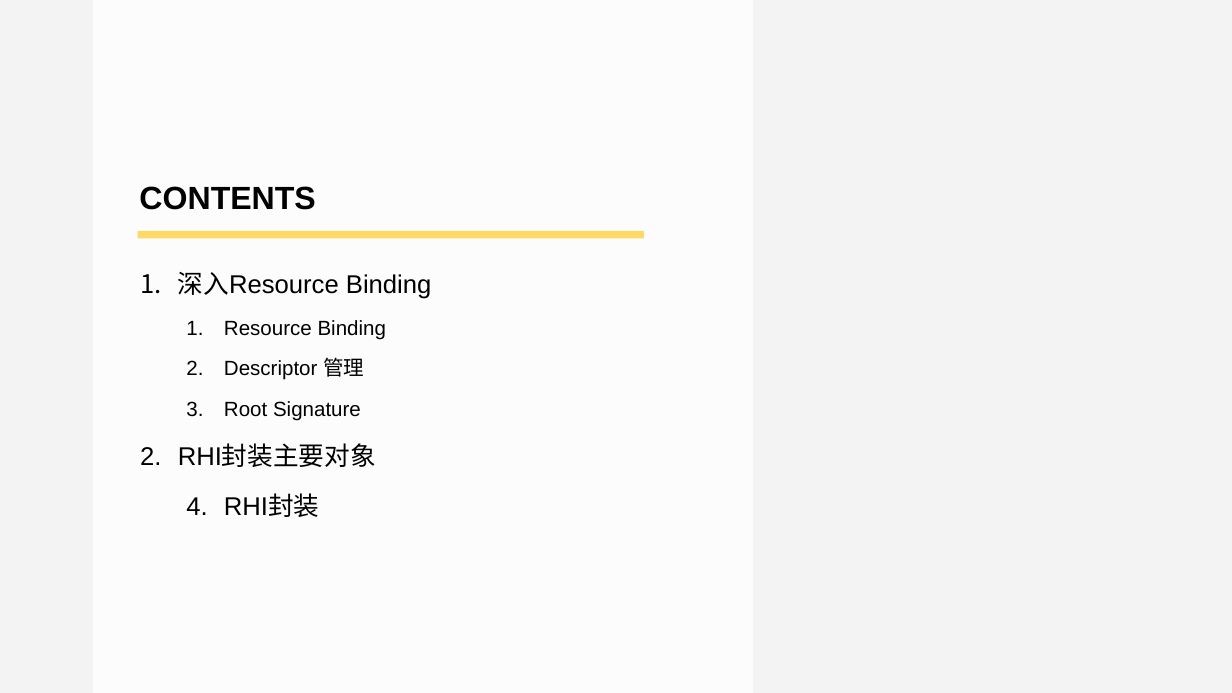
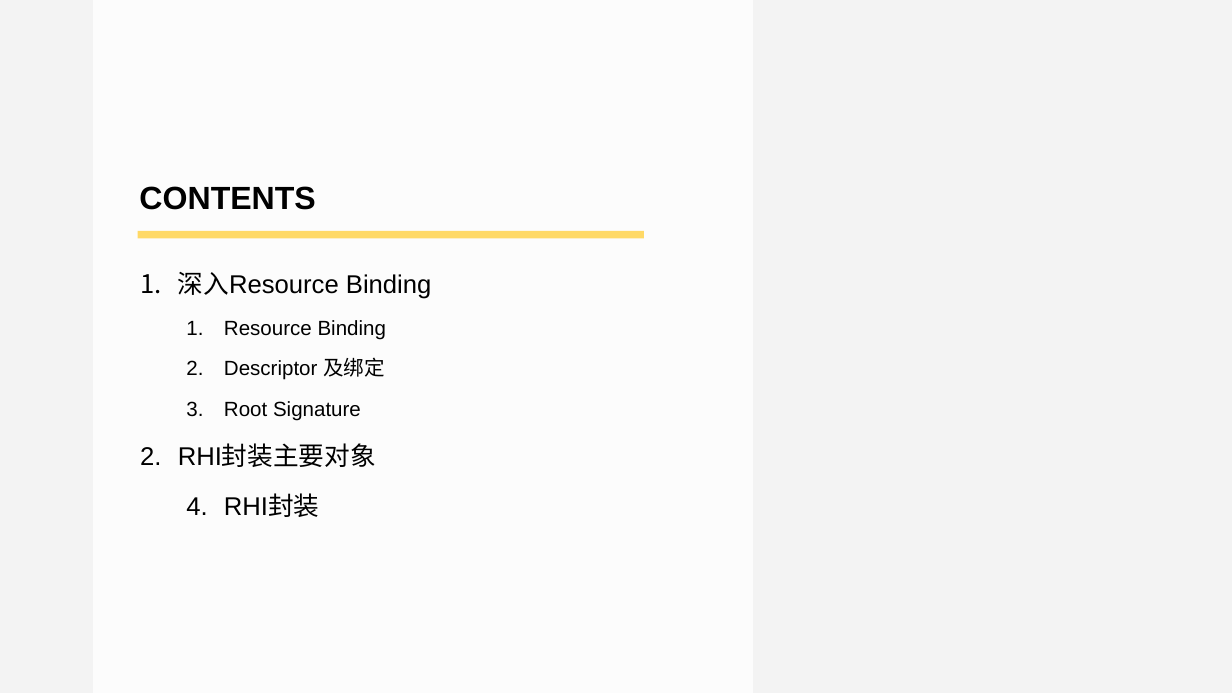
Before and after one commit to doomlover/KSGameEngineTutorials, a slide deck: slide 3 of PPTs/05.深入DX12绘制二.pptx. Drawn at 1232x693 pixels with LibreOffice and Linux fonts; fonts in the diff are those of the drawing. Boxes give left, top, right and bottom in pixels: in the first picture for what was removed or moved away, otherwise in the second. Text is boxed around its words. In the diff, an @@ line names an element or a change of style, - is before the commit and + after.

```diff
--- a/PPTs/05.深入DX12绘制二.pptx
+++ b/PPTs/05.深入DX12绘制二.pptx
@@ text at [224, 357, 385, 380]: text changed @@
-  2. Descriptor 管理
+  2. Descriptor 及绑定
```
Also in this commit, not shown: 12 other slides changed, 8 slides added, 2 slides removed, 1 other file.
